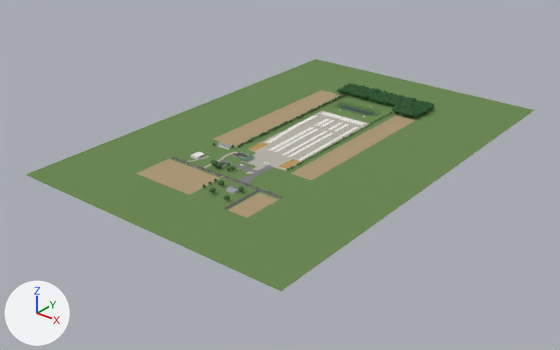
The glTF model model/transport_us_lot.glb as it was, and as the next commit left it.
Camera for both pictures: a 50 mm camera at (867.0, -1131.0, 621.0) aimed at (-16.0, -27.0, -63.0). Lighting does not change. The marker at lower left points along +X, +Y and +Z. The first picture is the older version.

The first picture shows 'ground', 'surf_field_e', 'surf_field_se', 'surf_field_sw', 'surf_field_w', 'surf_gravel_lot', 'trees_woods' and 16 more.
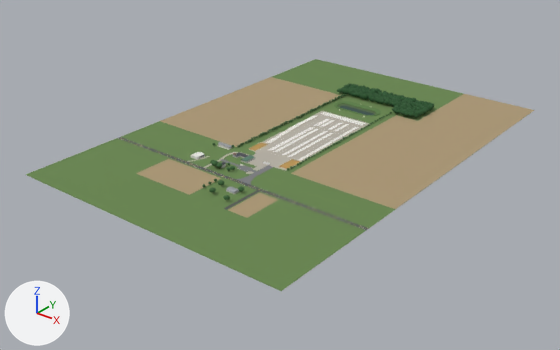
Pixel boxes [x1, y1, x2, y2] of what changed, in the pictures (560 x 350 px):
'surf_field_e', reshaped (95% wider, 73% taller): before [291, 115, 415, 181]; after [291, 94, 534, 209]
'surf_field_w', moved, rescaled (41% wider, 22% taller): before [214, 90, 343, 147]; after [161, 77, 343, 147]

The change, as a diff of the scene's bpy script:
```diff
--- a/model/transport_us_lot.glb.py
+++ b/model/transport_us_lot.glb.py
@@ me_surf_field_w @@
 # used by ob_surf_field_w; location = (0.0, 0.0, 0.0)
-me_surf_field_w.from_pydata(...)  # 8 vertices, 12 faces; spans x -145.0..-81.0, y -84.0..292.0, z 0.0
+me_surf_field_w.from_pydata(...)  # 8 vertices, 12 faces; spans x -300.0..-81.0, y -84.0..292.0, z 0.0
+# me_surf_field_w part 1: the whole mesh is scaled about its middle by (3.42, 1, 1), then moved by (-78.0, 0.0, 0.0)
 me_surf_field_w.materials.append(mat_field)
@@ me_surf_field_e @@
 # used by ob_surf_field_e; location = (0.0, 0.0, 0.0)
-me_surf_field_e.from_pydata(...)  # 8 vertices, 12 faces; spans x 77.0..125.0, y -112.0..262.0, z 0.0
+me_surf_field_e.from_pydata(...)  # 12 vertices, 20 faces; spans x 77.0..300.0, y -112.0..480.0, z 0.0
+# me_surf_field_e part 2
+# 4 vertices are removed from x 125.0, y -112.0..262.0, z 0.0
+# 10 faces are deleted
+# 8 vertices are added at x 130.0..300.0, y -112.0..480.0, z 0.0
+# 18 new faces join them
 me_surf_field_e.materials.append(mat_field)
```
